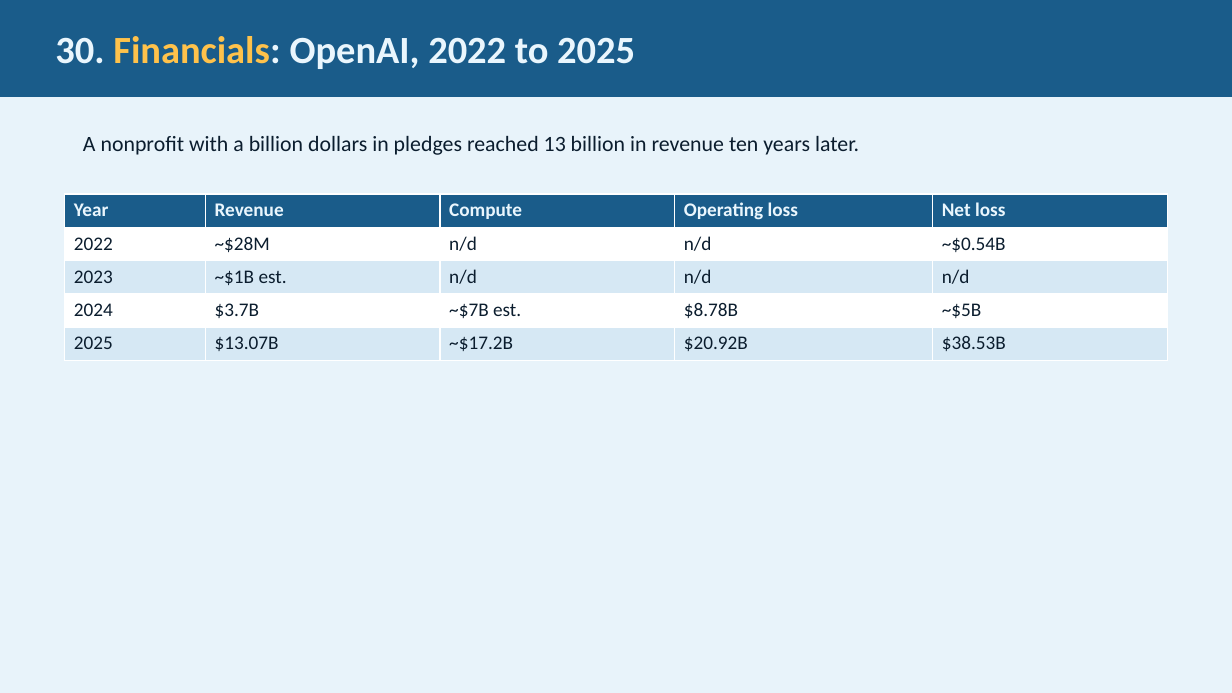
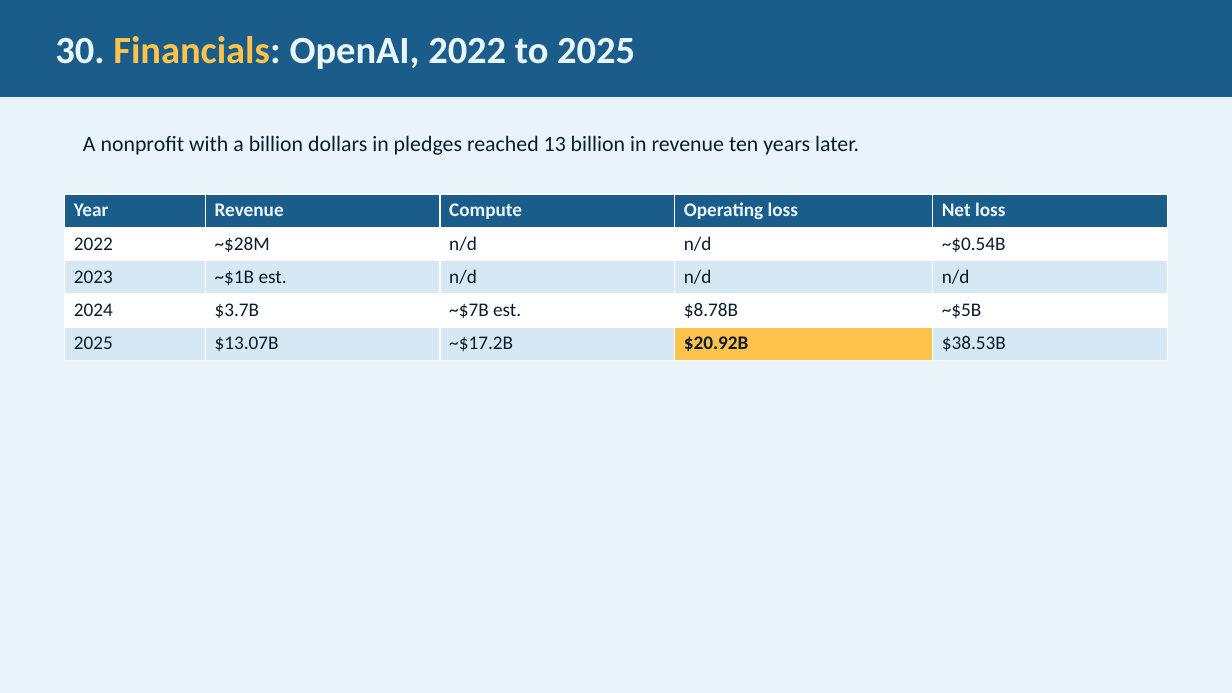
Before and after one commit to JimFawcett/NewSite, a slide deck: slide 30 of AI Presentation 2026/AI_Presentation.pptx. Drawn at 1232x693 pixels with LibreOffice and Linux fonts; fonts in the diff are those of the drawing. Boxes give left, top, right and bottom in pixels: in the first picture for what was removed or moved away, otherwise in the second. Text is boxed around its words. In the diff, an @@ line names an element or a change of style, - is before the commit and + after.

```diff
--- a/AI Presentation 2026/AI_Presentation.pptx
+++ b/AI Presentation 2026/AI_Presentation.pptx
@@ table at <box>65,194,1167,360</box> @@
@@ fill #D6E8F4 to #FFC24B in row 5, column 4 @@
@@ bold on in "$20.92B" @@
```
Also in this commit, not shown: 3 other slides changed, 1 other file.
